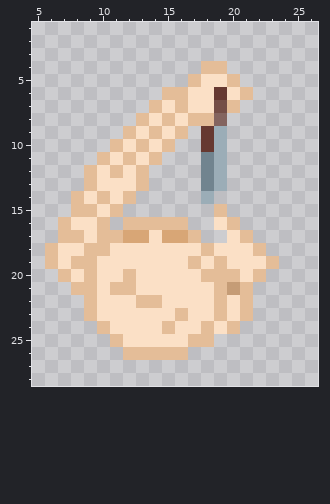
File history of a pixel-art sprite, Assets/Sprites y Animaciones/Esqueleto/Esqueleto (Disparando)2.png. Above: the version before the commit.
The file is 32x32 pixels. Shown: x 5..26, y 1..28.
After the commit:
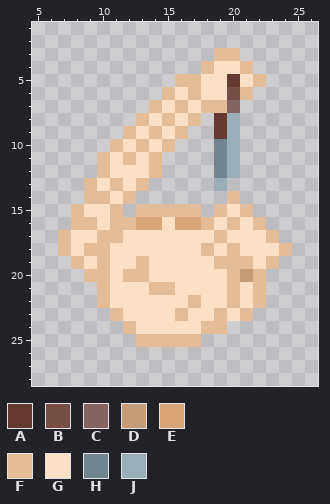
Palette (. is transparent): A #663931  B #744e47  C #83645f  D #c59c76  E #d8a676  F #e4bd98  G #fbe0c6  H #71848f  J #9badb7
The edit:
Changed rows in their new state; - is an unchanged pixel.
first column x 6:
 3 -------------FF----
 4 -------------GGF---
 5 ----------F---AGF--
 6 ----------GF-GB----
 7 ------------FFC----
 8 ------------.AJ----
 9 ------------.AJ----
10 ------------.HJ----
11 ------------.HJ----
12 ---.FG-GF---.HJ----
13 -----F------.------
14 --.F--------.-F----
15 ---G---FFFFF--GF---
16 -.FFGF-EEGEEF--GF--
17 --G---GG-GGGGF-GGF-
18 .F------------F-GGF
19 ..-GF--F---G--FF---
20 -..-F--F----GG-D---
21 --..FGG-FF---GFGF--
22 ---.F--GG--F-GFGF--
23 ---..F-------------
24 ----..F--G---F.----
25 -----..FFFF-.------
26 ------.....--------
